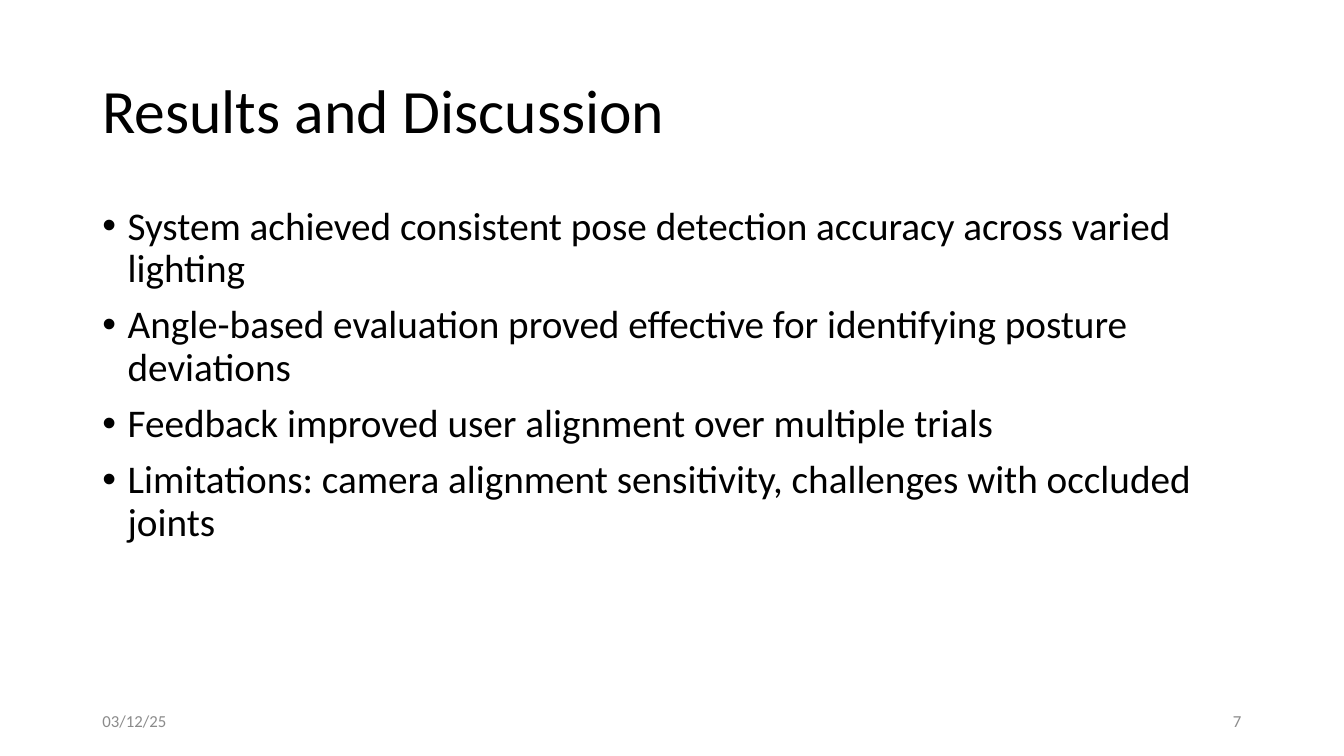
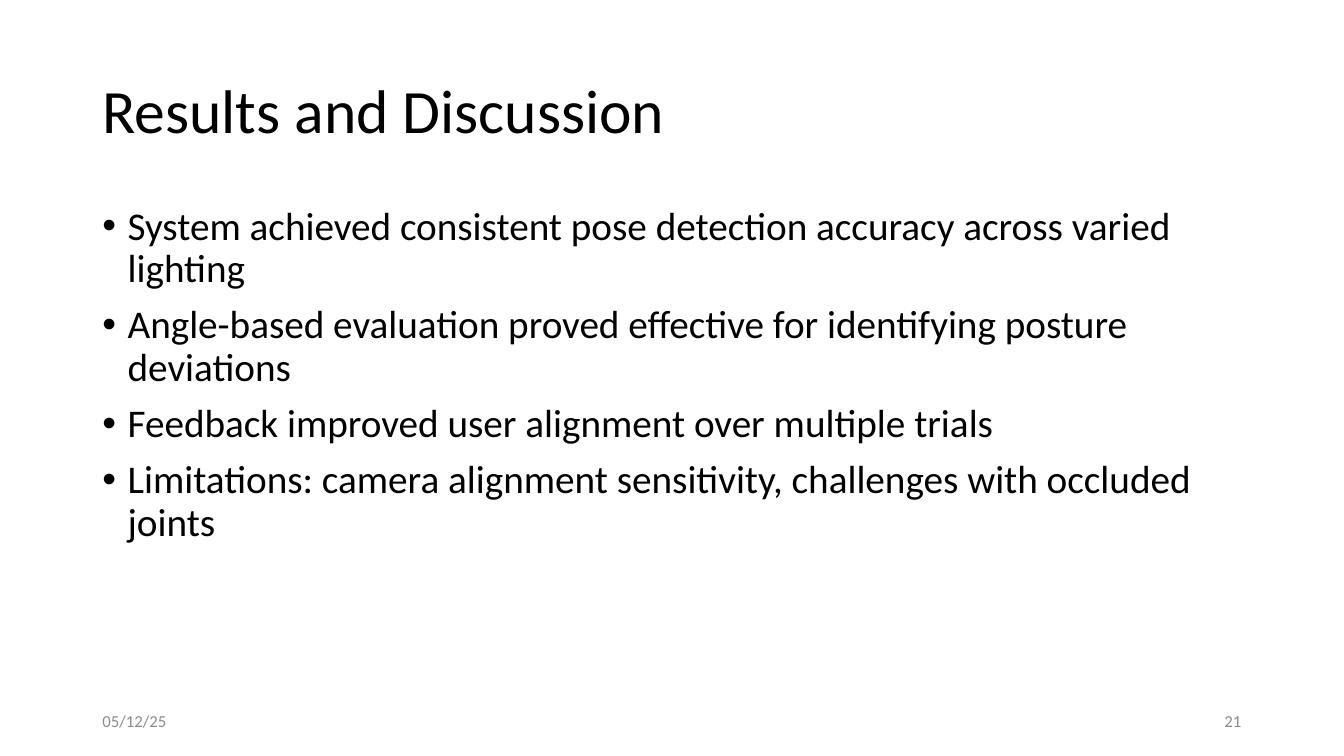
Before and after one commit to SaiSudhaV/VirtualYogaTrainer, a slide deck: slide 21 of docs/MT24AAC019_MiniProject_Evaluation3.pptx (slide 7 before the commit). Drawn at 1344x756 pixels with LibreOffice and Linux fonts; fonts in the diff are those of the drawing. Boxes give left, top, right and bottom in pixels: in the first picture for what was removed or moved away, otherwise in the second. Text is boxed around its words. In the diff, an @@ line names an element or a change of style, - is before the commit and + after.

```diff
--- a/docs/MT24AAC019_MiniProject_Evaluation3.pptx
+++ b/docs/MT24AAC019_MiniProject_Evaluation3.pptx
@@ text at bbox=[102, 715, 166, 728]: text changed @@
-03/12/25
+05/12/25
@@ page number at bbox=[1224, 716, 1241, 727]: text changed @@
-7
+21
```
Also in this commit, not shown: 8 other slides changed, 17 slides added, 1 slide removed, 13 other files.
